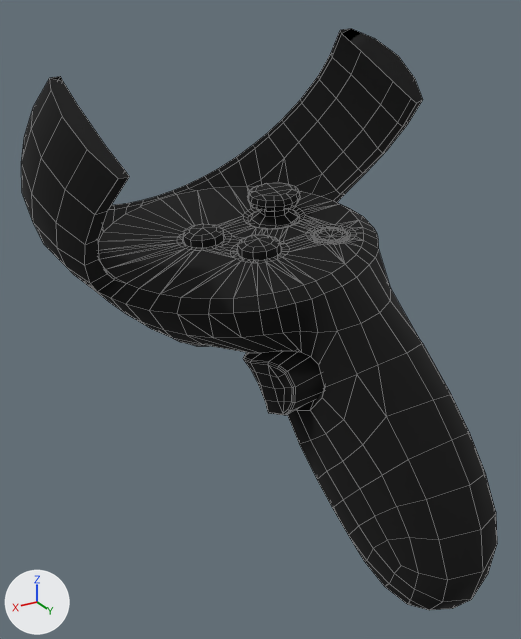
One commit to the FBX model DoubleTheFortress/Assets/EGS/3DModels/QuestModels/NewController/RightControl.fbx: the scene before it, then after it.
Both versions are drawn from a 50 mm lens placed at (8.75, 15.04, 5.0), pointed at (0.94, 2.04, -1.5). Arrows for +X, +Y and +Z are at lower left; the lights stay in place. Mesh edges are drawn as thin lines. Where no turn or scale is listed for an object, it has been applied to the vertices.

The first picture shows 'Objcont2'.
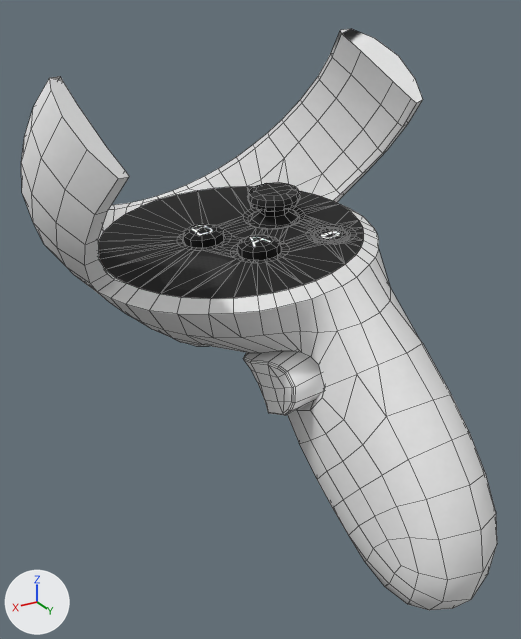
The newer file is also turned or shifted as a whole; pictures and numbers use the older file's frame.

Boxes [x1, y1, x2, y2] around the edits, measured in the pictures (521 x 639 px):
'Objcont2', surface changed (black to grey): [21, 29, 497, 610] in both

The change in detail:
Picture 'nextControllerBoth_color1k.png' (img_nextcontrollerboth_color1k_png) is new.
In material 'right_quest2_meshSG1' (mat_right_quest2_meshsg1), base_color is no longer (0.0, 0.0, 0.0), black #000000.
In material 'right_quest2_meshSG1' (mat_right_quest2_meshsg1), texture is now set to img_nextcontrollerboth_color1k_png.
